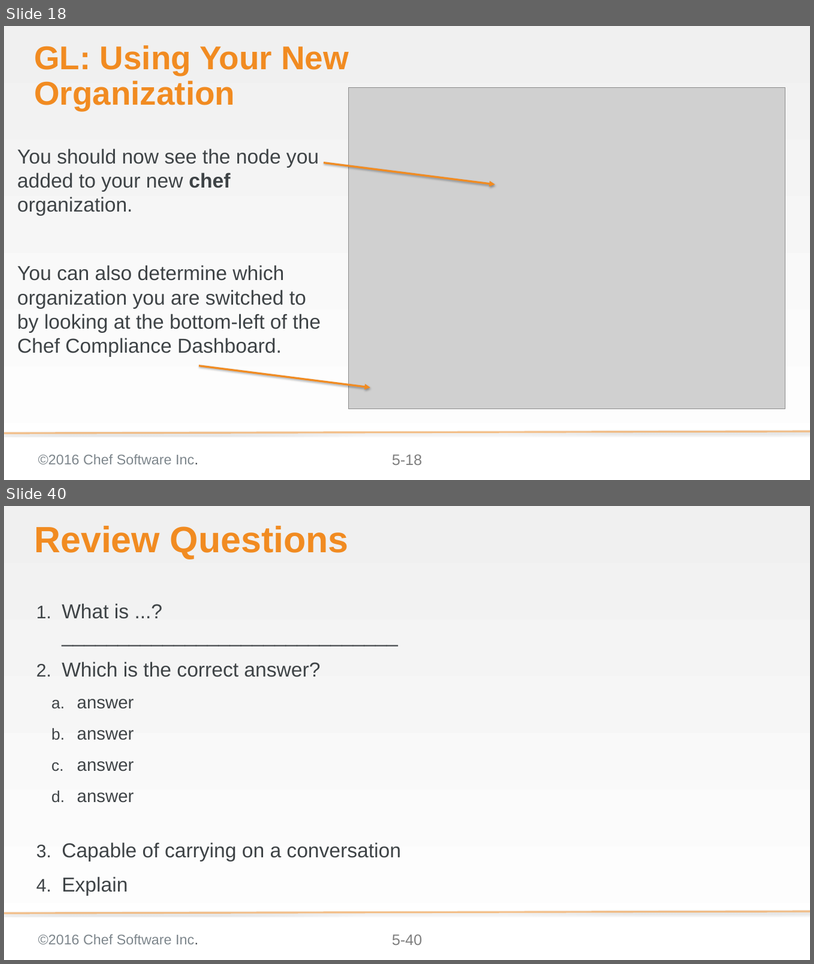
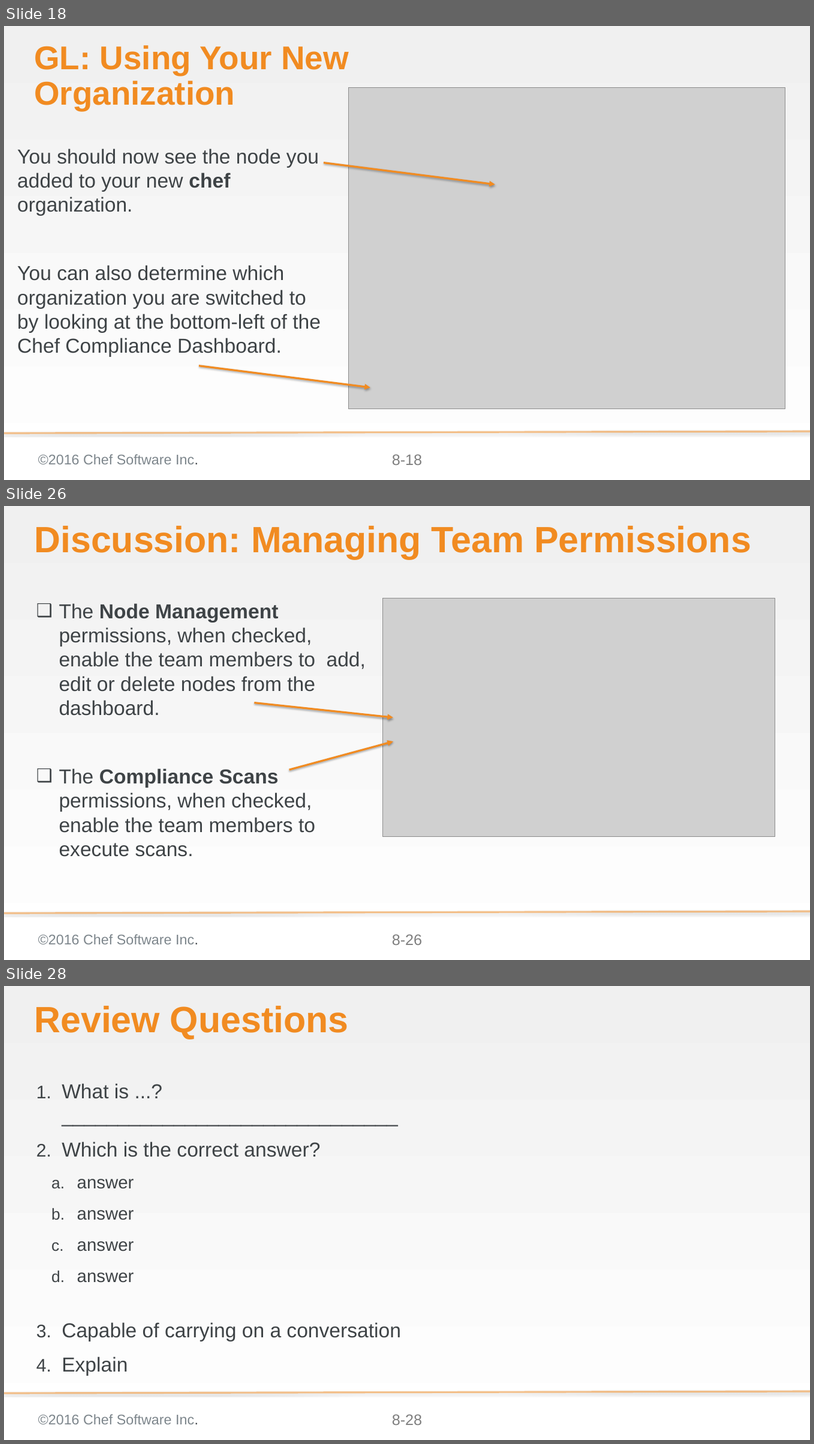
Before and after one commit to bchamby/chef-compliance-installation-configuration-operation, a slide deck: 08-permissions-orgs.pptx. Shown one above the other, each under a label of ours: slides 18 and 40 before the commit, slides 18, 26 and 28 after it; the slides between them are not shown. The pictures are 814x964 and 814x1444 pixels, drawn with LibreOffice and Linux fonts; fonts in the diff are those of the drawing; grey boxes stand for pictures; background and template pictures are left out. Boxes give left, top, right and bottom in pixels: in the first picture for what was removed or moved away, otherwise in the second. Text is boxed around its words. In the diff, an @@ line names an element or a change of style, - is before the commit and + after.

Commit message:
Finished 08-permissions-orgs.pptx labs still need to write quiz

```diff
--- a/08-permissions-orgs.pptx
+++ b/08-permissions-orgs.pptx
@@ slide 26 added at [4,506,810,960], background gradient #F0F0F0 to #FFFFFF; not listed: 3 template elements that a slide beside it also shows @@
@@ title added at [34,526,752,559], 58 pt, text #F18B21, bold @@
+Discussion: Managing Team Permissions
@@ text added at [59,603,366,856], 32 pt, text #3E4346 @@
+❑ The Node Management permissions, when checked, enable the team members to add, edit or delete nodes from the dashboard.
+❑ The Compliance Scans permissions, when checked, enable the team members to execute scans.
@@ picture added at [383,598,775,837] @@
@@ arrow added from (254, 702) to (393, 717), #F18B21 3 pt @@
@@ arrow added from (289, 769) to (393, 741), #F18B21 3 pt @@
@@ page number at [392,454,422,465]: text changed @@
-5-18
+8-18
@@ what was slide 40 is now slide 28 @@
@@ page number at [392,1414,422,1425]: text changed @@
-5-40
+8-28
```
Also in this commit, not shown: 9 slides changed, 5 other slides added, 18 slides removed.
